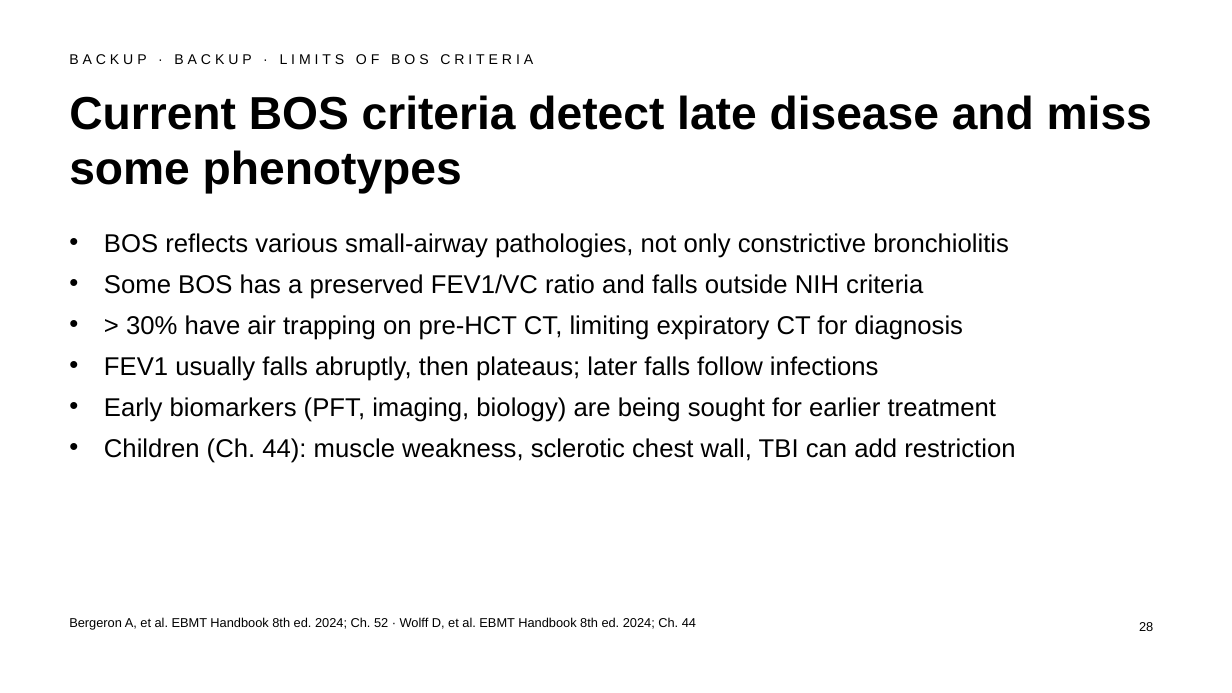
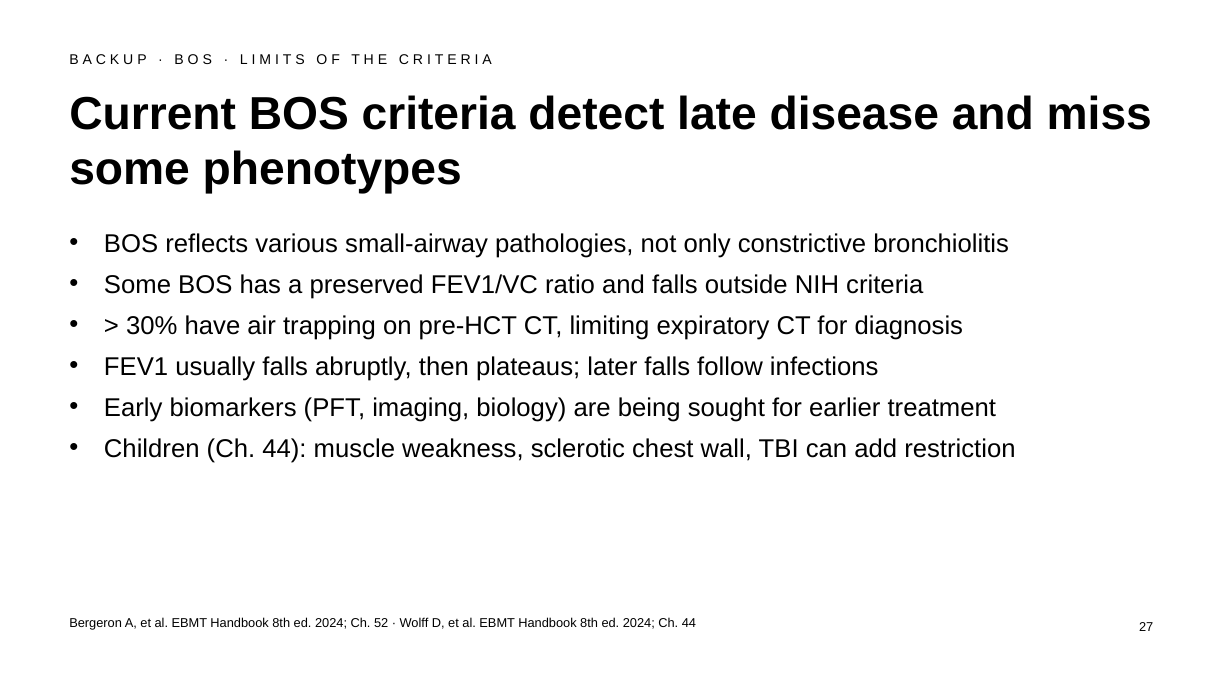
Before and after one commit to htlin222/ebmt-handbook-skill, a slide deck: slide 27 of slides/decks/s15-pulmonary.pptx (slide 28 before the commit). Drawn at 1232x693 pixels with LibreOffice and Linux fonts; fonts in the diff are those of the drawing. Boxes give left, top, right and bottom in pixels: in the first picture for what was removed or moved away, otherwise in the second. Text is boxed around its words. In the diff, an @@ line names an element or a change of style, - is before the commit and + after.

```diff
--- a/slides/decks/s15-pulmonary.pptx
+++ b/slides/decks/s15-pulmonary.pptx
@@ text at (69,54,492,64): text changed @@
-BACKUP · BACKUP · LIMITS OF BOS CRITERIA
+BACKUP · BOS · LIMITS OF THE CRITERIA
@@ page number at (1139,622,1153,631): text changed @@
-28
+27
```
Also in this commit, not shown: 4 other slides changed, 1 slide removed, 32 other files.
